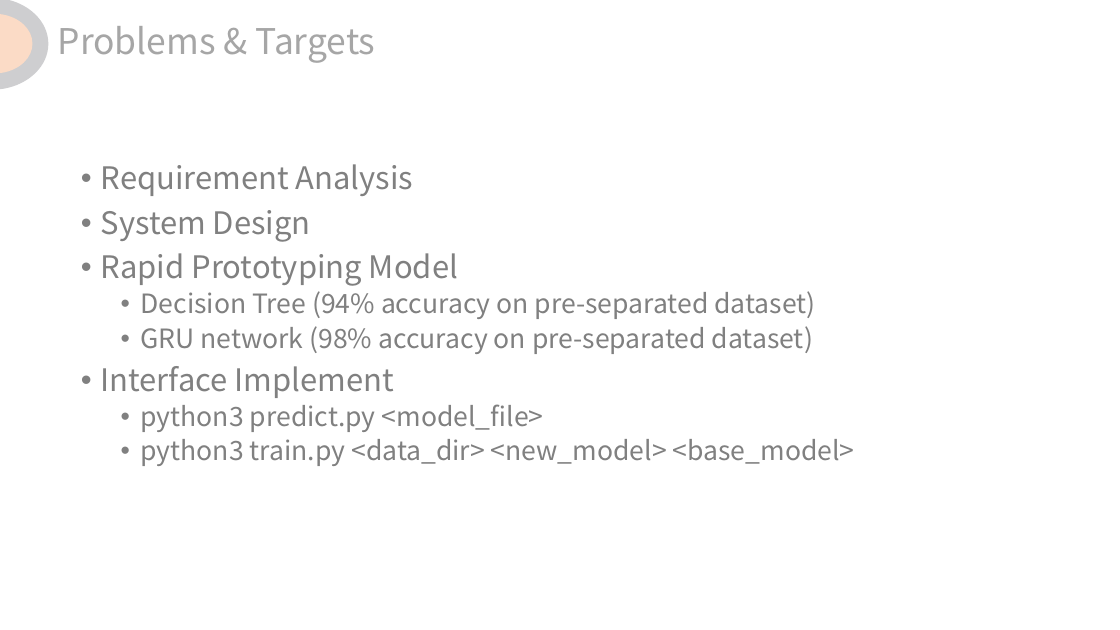
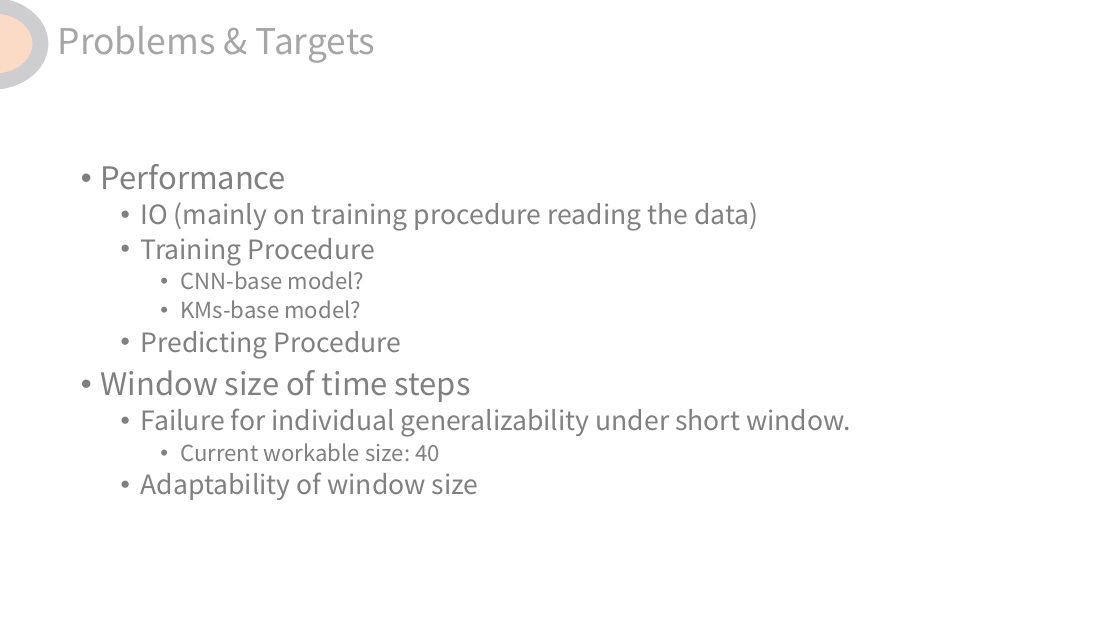
Before and after one commit to Rosenberg37/north-star, a slide deck: slide 4 of assets/presentation.pptx. Drawn at 1120x630 pixels with LibreOffice and Linux fonts; fonts in the diff are those of the drawing. Boxes give left, top, right and bottom in pixels: in the first picture for what was removed or moved away, otherwise in the second. Text is boxed around its words. In the diff, an @@ line names an element or a change of style, - is before the commit and + after.

```diff
--- a/assets/presentation.pptx
+++ b/assets/presentation.pptx
@@ text at [101, 164, 851, 500]: text changed @@
-• Requirement Analysis
-• System Design
-• Rapid Prototyping Model
-  • Decision Tree (94% accuracy on pre-separated dataset)
-  • GRU network (98% accuracy on pre-separated dataset)
-• Interface Implement
-  • python3 predict.py <model_file>
-  • python3 train.py <data_dir> <new_model> <base_model>
+• Performance
+  • IO (mainly on training procedure reading the data)
+  • Training Procedure
+    • CNN-base model?
+    • KMs-base model?
+  • Predicting Procedure
+• Window size of time steps
+  • Failure for individual generalizability under short window.
+    • Current workable size: 40
+  • Adaptability of window size
```
Also in this commit, not shown: 1 other slide changed, 28 other files.
